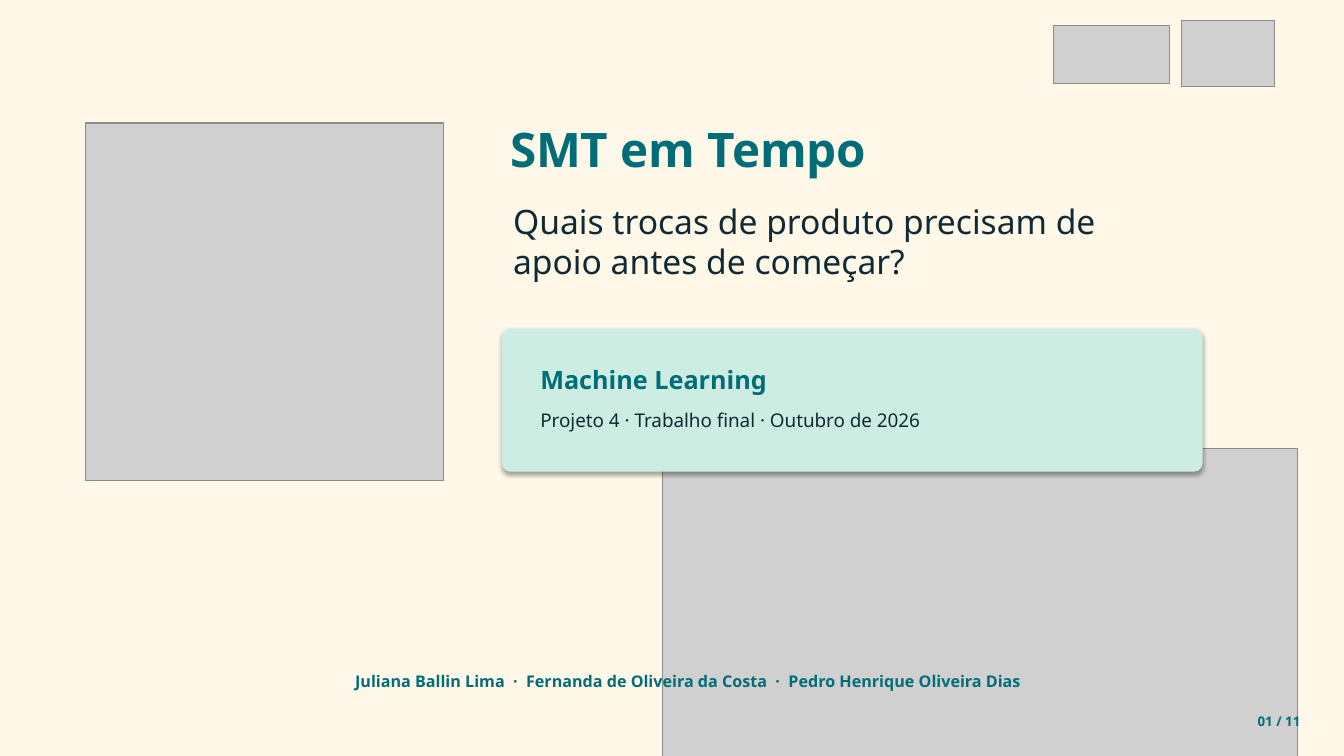
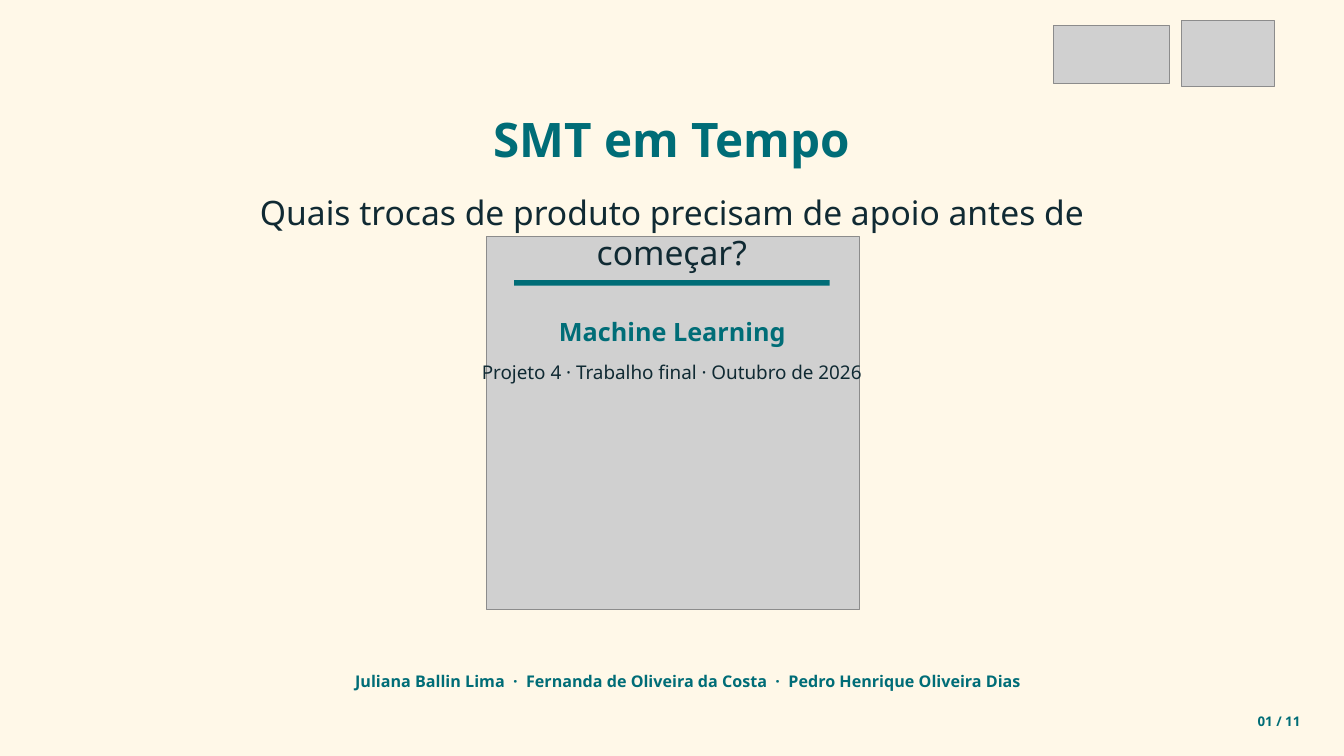
Before and after one commit to JulianaBallin/SMT-Changeover-Prediction, a slide deck: slide 1 of docs/apresentacao/apresentacao_smt_em_tempo.pptx. Drawn at 1344x756 pixels with LibreOffice and Linux fonts; fonts in the diff are those of the drawing; grey boxes stand for pictures. Boxes give left, top, right and bottom in pixels: in the first picture for what was removed or moved away, otherwise in the second. Text is boxed around its words. In the diff, an @@ line names an element or a change of style, - is before the commit and + after.

Commit message:
design(slides): modernize layout and alignment

```diff
--- a/docs/apresentacao/apresentacao_smt_em_tempo.pptx
+++ b/docs/apresentacao/apresentacao_smt_em_tempo.pptx
@@ text "SMT em Tempo": place and size @@
-text "SMT em Tempo" at (510, 132, 866, 179)
+text "SMT em Tempo" at (494, 122, 849, 169)
@@ picture removed at (86, 123, 444, 481) @@
@@ text "Quais trocas de produto precisam ...": place and size @@
-text "Quais trocas de produto precisam ..." at (513, 208, 1096, 282)
+text "Quais trocas de produto precisam ..." at (260, 199, 1084, 273)
@@ picture added at (486, 237, 859, 610) @@
@@ rectangle added at (514, 280, 830, 286), fill #006D77 @@
@@ text "Machine Learning": place and size @@
-text "Machine Learning" at (540, 370, 766, 395)
+text "Machine Learning" at (559, 322, 785, 347)
@@ rounded rectangle removed at (502, 329, 1203, 472) @@
@@ alignment left to centre in 4 elements at (494, 122, 849, 169), (260, 199, 1084, 273), (559, 322, 785, 347), (482, 362, 861, 386) @@
@@ text "Projeto 4 · Trabalho final ...": place and size @@
-text "Projeto 4 · Trabalho final ..." at (540, 412, 920, 432)
+text "Projeto 4 · Trabalho final ..." at (482, 362, 861, 386)
@@ picture removed at (663, 449, 1299, 756) @@
```
Also in this commit, not shown: 10 other slides changed, 2 other files.
